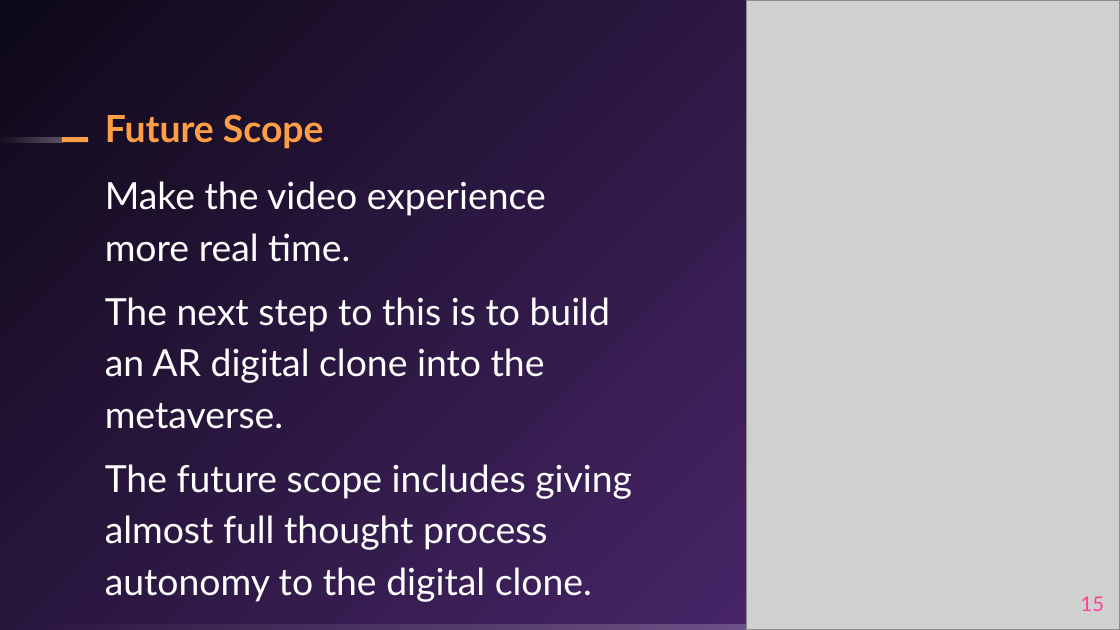
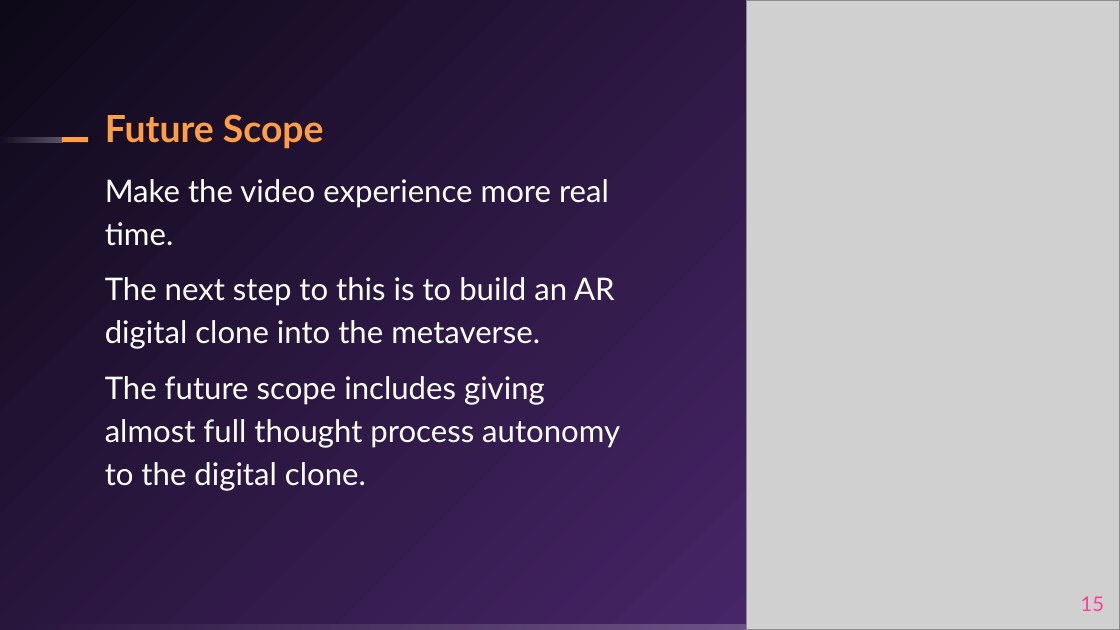
Before and after one commit to sacredvoid/hackUMass22, a slide deck: slide 15 of Meta-Indentity.pptx. Drawn at 1120x630 pixels with LibreOffice and Linux fonts; fonts in the diff are those of the drawing; grey boxes stand for pictures. Boxes give left, top, right and bottom in pixels: in the first picture for what was removed or moved away, otherwise in the second. Text is boxed around its words. In the diff, an @@ line names an element or a change of style, - is before the commit and + after.

```diff
--- a/Meta-Indentity.pptx
+++ b/Meta-Indentity.pptx
@@ text "Make the video experience more ..." at (105, 179, 620, 490): size 24 to 20 pt @@
```
Also in this commit, not shown: 3 other slides changed.
